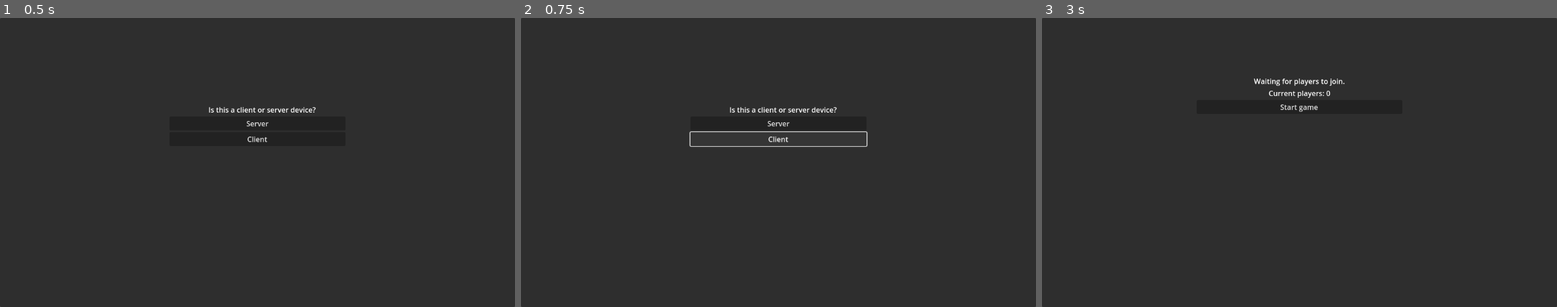
Above: before the commit, frames 1-3 (left to right).
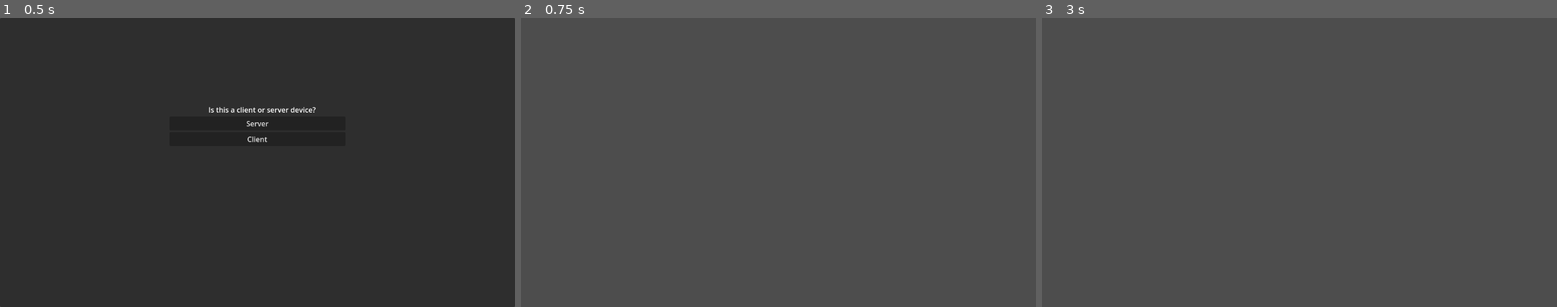
Above: after the commit, the same moments.

Repository: klewicki/GGJ2024Game
Game: Godot game, scene res://scenes/MainMenu.tscn
Same seed, same stepped clock (60 frames per second), same inputs: the game is played once before the commit and once after it. Before the commit the project starts from res://MainMenu.tscn.
Inputs (mouse positions are in pixels of both pictures, inside the frame that each line leads up to):
- Up to frame 1 (0.5 s): no input
- Up to frame 2 (0.75 s): click "Client" at 0.5 s
- Up to frame 3 (3 s): click (1299, 139) at 1.25 s, where only the run before the commit has a clickable "Client"; click (1299, 139) at 2 s, where only the run before the commit has a clickable "Client"; click (1299, 124) at 2.75 s, where only the run before the commit has a clickable "Server"

Frame 1 is identical in both runs. In frame 2, 98% of the frame differs, in the area x 0-100%, y 0-100%; in frame 3, 100%.

Commit message:
Loading gameplay scene after start game button pushed

Diff:
--- a/GodotProject/ServerPanelController.gd
+++ /dev/null
@@ -1,6 +0,0 @@
-extends Node
-
-func StartGameClicked():
-	print("Start game button clicked!");
-	#TODO: load mateuszs' scene
-	return;
--- a/GodotProject/project.godot
+++ b/GodotProject/project.godot
@@ -11,7 +11,7 @@
 [application]
 
 config/name="GGJ2024Game"
-run/main_scene="res://MainMenu.tscn"
+run/main_scene="res://scenes/MainMenu.tscn"
 config/features=PackedStringArray("4.2", "GL Compatibility")
 config/icon="res://icon.svg"
 
--- a/GodotProject/MainMenu.tscn
+++ b/GodotProject/scenes/MainMenu.tscn
@@ -1,7 +1,8 @@
-[gd_scene load_steps=3 format=3 uid="uid://ba0cue6ojxyu8"]
+[gd_scene load_steps=4 format=3 uid="uid://ba0cue6ojxyu8"]
 
-[ext_resource type="Script" path="res://ServerClientSelector.gd" id="1_4j5qa"]
-[ext_resource type="Script" path="res://ServerPanelController.gd" id="2_gb04x"]
+[ext_resource type="Script" path="res://scripts/ServerClientSelector.gd" id="1_e0jjg"]
+[ext_resource type="Script" path="res://scripts/ServerPanelController.gd" id="2_os6k0"]
+[ext_resource type="PackedScene" uid="uid://hd7jkwfwvg6w" path="res://scenes/gameplay.tscn" id="3_qiplq"]
 
 [node name="MainMenu" type="Control"]
 layout_mode = 3
@@ -18,7 +19,7 @@
 anchor_bottom = 1.0
 grow_horizontal = 2
 grow_vertical = 2
-script = ExtResource("1_4j5qa")
+script = ExtResource("1_e0jjg")
 ClientServerSelectionPanel = NodePath(".")
 ServerPanel = NodePath("../ServerPanel")
 
@@ -49,8 +50,7 @@
 size_flags_vertical = 8
 text = "Client"
 
-[node name="ServerPanel" type="Panel" parent="."]
-process_mode = 4
+[node name="ServerPanel" type="Panel" parent="." node_paths=PackedStringArray("ServerPanel")]
 visible = false
 layout_mode = 1
 anchors_preset = 15
@@ -58,7 +58,9 @@
 anchor_bottom = 1.0
 grow_horizontal = 2
 grow_vertical = 2
-script = ExtResource("2_gb04x")
+script = ExtResource("2_os6k0")
+GameplayScene = ExtResource("3_qiplq")
+ServerPanel = NodePath(".")
 
 [node name="ServerPanelVBoxContainer" type="VBoxContainer" parent="ServerPanel"]
 layout_mode = 1
--- a/GodotProject/ServerClientSelector.gd
+++ b/GodotProject/scripts/ServerClientSelector.gd
@@ -19,5 +19,6 @@
 func ClientButtonClicked():
 	print("client button clicked!");
 	#TODO: do logic
-	#TODO: hide panel
+	ClientServerSelectionPanel.set_process(false);
+	ClientServerSelectionPanel.hide();
 	return;
--- /dev/null
+++ b/GodotProject/scripts/ServerPanelController.gd
@@ -0,0 +1,12 @@
+extends Node
+
+@export
+var GameplayScene : PackedScene
+@export
+var ServerPanel : Panel
+
+func StartGameClicked():
+	print("Start game button clicked!");
+	get_tree().root.add_child(GameplayScene.instantiate());
+	ServerPanel.hide();
+	return;
Renamed: GodotProject/Client.gd -> GodotProject/scripts/Client.gd
Renamed: GodotProject/Server.gd -> GodotProject/scripts/Server.gd
